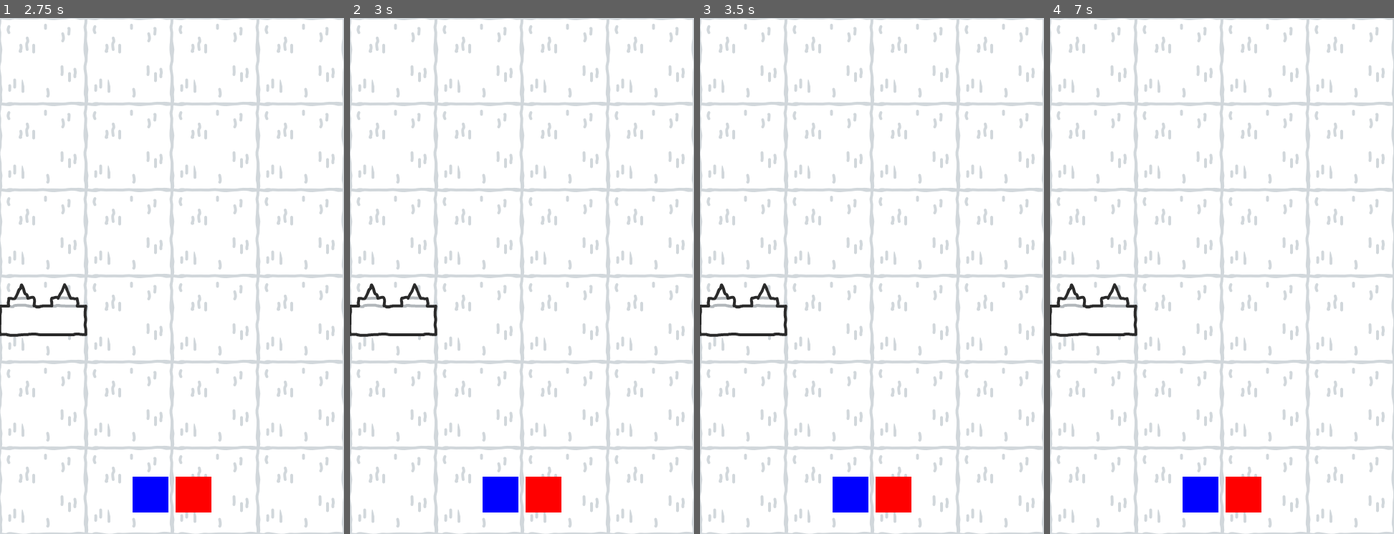
Above: before the commit, frames 1-4 (left to right).
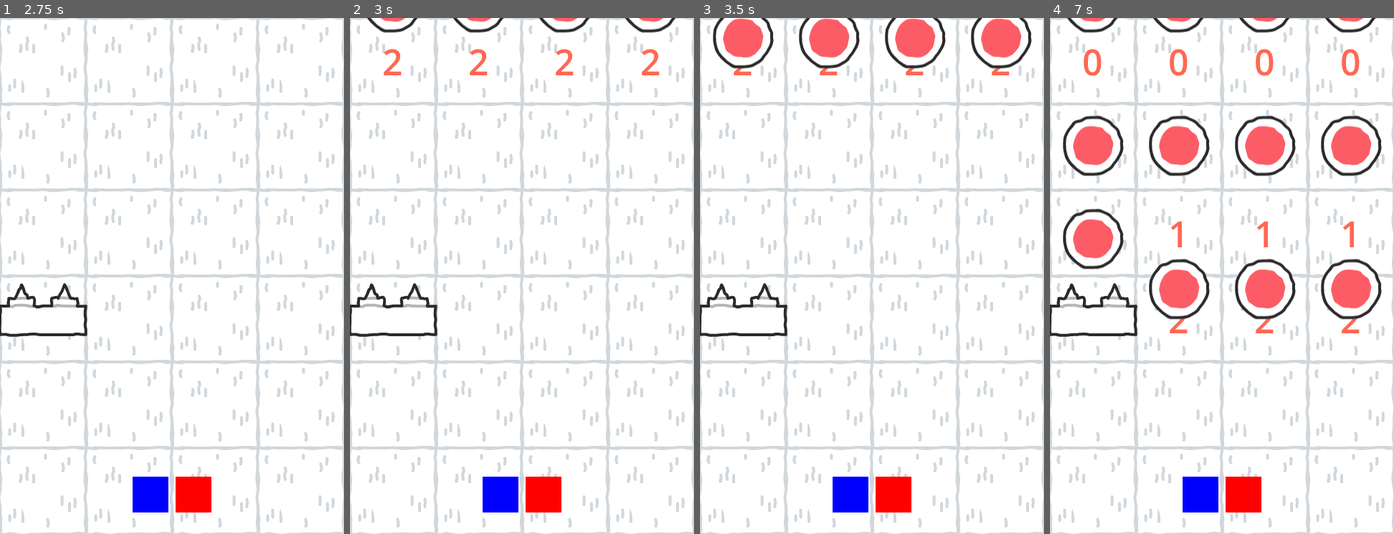
Above: after the commit, the same moments.

Repository: martinboue/ludum-dare-54
Game: Godot game, scene res://src/world.tscn
Two runs of this game, one before a commit and one after it. Both use one fixed random seed, a clock stepped at 60 frames per second and the inputs below.
Inputs (mouse positions are in pixels of both pictures, inside the frame that each line leads up to):
- Up to frame 1 (2.75 s): tap Enter at 0.5, 2 s; move the mouse to (247, 250) at 0.52 s; click (247, 250) at 0.67 s; tap Space at 1.25 s; move the mouse to (103, 301) at 1.27 s; click (103, 301) at 1.42 s; move the mouse to (206, 162) at 2.02 s; click (206, 162) at 2.17 s
- Up to frame 2 (3 s): tap Space at 2.75 s; move the mouse to (504, 379) at 2.77 s; click (504, 379) at 2.92 s
- Up to frame 3 (3.5 s): no input
- Up to frame 4 (7 s): move the mouse to (1325, 353) at 3.52 s; click (1325, 353) at 3.67 s; move the mouse to (1118, 198) at 4.27 s; click (1118, 198) at 4.42 s; move the mouse to (1239, 276) at 5.02 s; click (1239, 276) at 5.17 s; move the mouse to (1170, 147) at 5.77 s; click (1170, 147) at 5.92 s; move the mouse to (1297, 250) at 6.52 s; click (1297, 250) at 6.67 s

Frame 1 is identical in both runs. In frame 2, 1.3% of the frame differs, in the area x 5-95%, y 0-12%; in frame 3, 4.4%; in frame 4, 11%, in the area x 3-97%, y 0-62%.

Commit message:
Fix cell timer

Diff:
--- a/src/map/cell/cell.gd
+++ b/src/map/cell/cell.gd
@@ -1,17 +1,29 @@
-# Cell
+class_name Cell
 extends Node2D
 
 @onready var timer = $Timer
 @onready var label = $Label
 
+var friendly = true
+var cell_up: Cell
+var cell_down: Cell
+
 func _ready() -> void:
 	label.visible = false
 
-# Called every frame. 'delta' is the elapsed time since the previous frame.
 func _process(_delta: float) -> void:
 	if label.visible:
 		label.text = str(floor(timer.time_left))
 
-func _on_area_2d_area_entered(_area: Area2D) -> void:
-	timer.start()
-	label.visible = true
+func _on_enemy_detector_area_entered(area: Area2D) -> void:
+	if friendly and timer.is_stopped():
+		timer.start()
+		label.visible = true
+
+func _on_ally_detector_area_entered(area: Area2D) -> void:
+	if not friendly and timer.is_stopped():
+		timer.start()
+		label.visible = true
+
+func _on_timer_timeout() -> void:
+	friendly = !friendly
--- a/src/map/cell/cell.tscn
+++ b/src/map/cell/cell.tscn
@@ -8,14 +8,21 @@
 [node name="Cell" type="Node2D"]
 script = ExtResource("1_yelak")
 
-[node name="Area2D" type="Area2D" parent="."]
+[node name="EnemyDetector" type="Area2D" parent="."]
 collision_layer = 0
 
-[node name="CollisionShape2D" type="CollisionShape2D" parent="Area2D"]
+[node name="CollisionShape2D" type="CollisionShape2D" parent="EnemyDetector"]
+shape = SubResource("RectangleShape2D_1vp7p")
+
+[node name="AllyDetector" type="Area2D" parent="."]
+collision_layer = 0
+collision_mask = 2
+
+[node name="CollisionShape2D" type="CollisionShape2D" parent="AllyDetector"]
 shape = SubResource("RectangleShape2D_1vp7p")
 
 [node name="Timer" type="Timer" parent="."]
-wait_time = 10.0
+wait_time = 3.0
 one_shot = true
 
 [node name="Label" type="Label" parent="."]
@@ -36,4 +43,6 @@
 horizontal_alignment = 1
 vertical_alignment = 1
 
-[connection signal="area_entered" from="Area2D" to="." method="_on_area_2d_area_entered"]
+[connection signal="area_entered" from="EnemyDetector" to="." method="_on_enemy_detector_area_entered"]
+[connection signal="area_entered" from="AllyDetector" to="." method="_on_ally_detector_area_entered"]
+[connection signal="timeout" from="Timer" to="." method="_on_timer_timeout"]
--- a/src/map/map.gd
+++ b/src/map/map.gd
@@ -11,12 +11,20 @@
 	var cell_height = tilemap.tile_set.tile_size.y
 
 	# Generate cells on top of the map
+	var cell_up
 	for col in tilemap.get_used_rect().end.x:
+		cell_up = null
 		for row in tilemap.get_used_rect().end.y:
 			var cell = cell_scene.instantiate()
 			tilemap.add_child(cell)
 			cell.position.x = col * cell_width + cell_width / 2.0
 			cell.position.y = row * cell_height + cell_height / 2.0
+
+			cell.cell_up = cell_up
+			if cell_up != null:
+				cell_up.cell_down = cell
+
+			cell_up = cell
 
 	# Generate spawner
 	for col in tilemap.get_used_rect().end.x:
--- a/src/map/spawner/spawner.tscn
+++ b/src/map/spawner/spawner.tscn
@@ -6,7 +6,7 @@
 script = ExtResource("1_fobgn")
 
 [node name="SpawnCooldown" type="Timer" parent="."]
-wait_time = 10.0
+wait_time = 2.0
 autostart = true
 
 [connection signal="timeout" from="SpawnCooldown" to="." method="_on_spawn_cooldown_timeout"]
